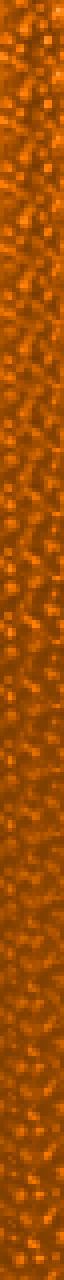
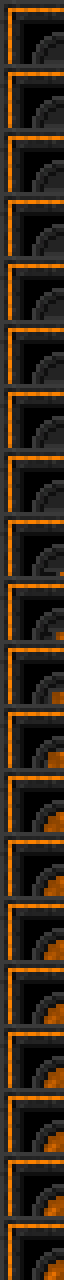
Two versions of the same layered image (64px x 1280px). Layer-by-layer changes:
added layer "Machinery" above "Background" over [0, 0, 64, 1280]
